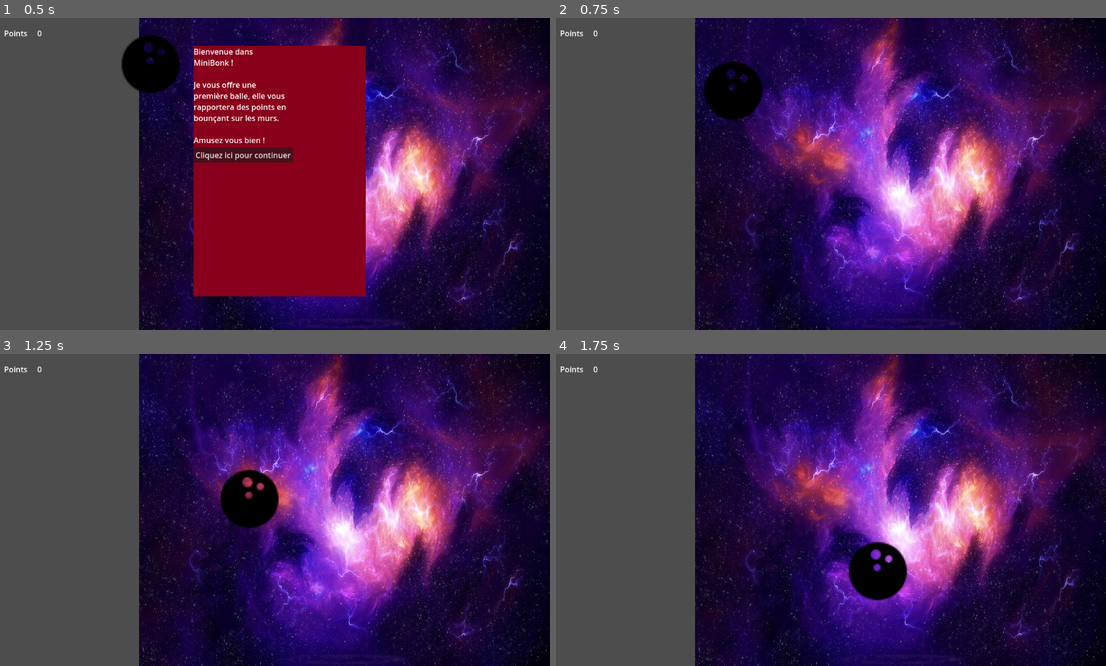
Above: before the commit, frames 1-4 (two rows, left to right).
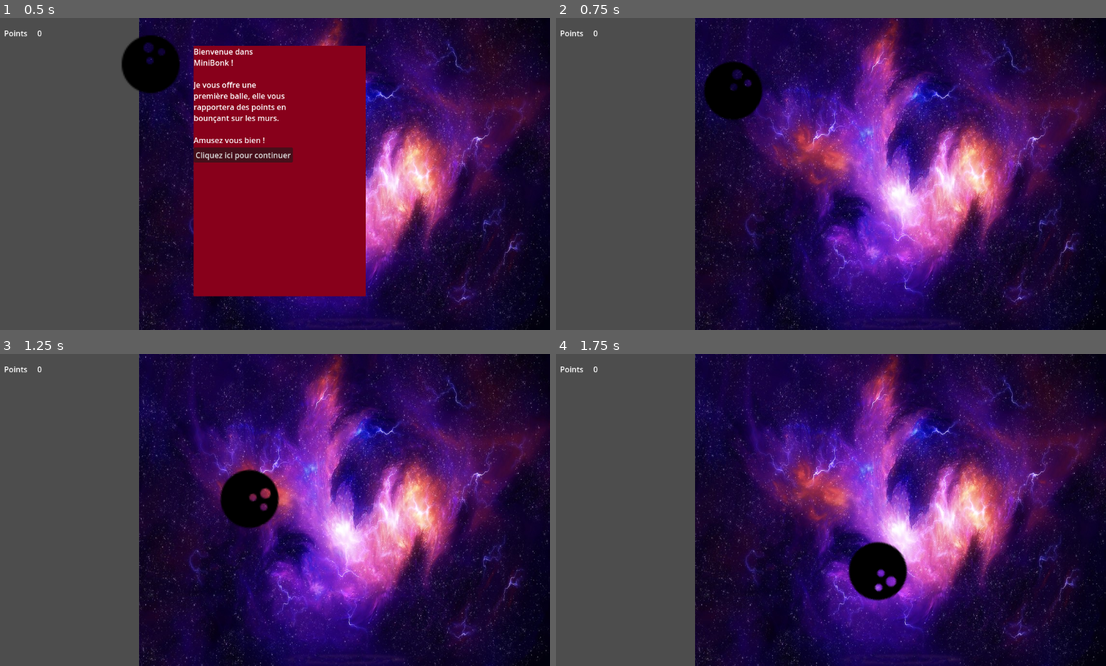
Above: after the commit, the same moments.

Repository: Niksune/Baby-Evolve-Minigame
Game: Godot game, scene res://Scenes/Game/Game.tscn
Two runs of this game, one before a commit and one after it. Both use one fixed random seed, a clock stepped at 60 frames per second and the inputs below.
Inputs:
- Up to frame 1 (0.5 s): no input
- Up to frame 2 (0.75 s): click "Cliquez ici pour continuer" at 0.5 s
- Up to frame 3 (1.25 s): no input
- Up to frame 4 (1.75 s): no input

Frame 1 is identical in both runs. In frame 2, 0.1% of the frame differs, in the area x 30-36%, y 16-24%; in frame 3, 0.2%; in frame 4, 0.3%, in the area x 53-64%, y 60-79%.

Commit message:
Little upgrade of bouncing back (not enough) + adds rotation on sprite

Diff:
--- a/Scenes/Ball/Ball.gd
+++ b/Scenes/Ball/Ball.gd
@@ -6,12 +6,15 @@
 
 @export var max_x = 852
 @export var max_y = 648
+var rotation_speed = 2.0
 
 func _init():
 	position.x = randi()%852
 	position.y = randi()%648
 
 func _physics_process(_delta):
+
+	rotation += rotation_speed * _delta
 
 	if(position.x < 0 or position.x >= max_x):
 		direction = Vector2(-direction.x, direction.y)
@@ -29,5 +32,12 @@
 func bonk(collision : KinematicCollision2D):
 		print("BONK ! I collided with ", collision.get_collider().name)
 		print("x : ",collision.get_collider().position.x," y : ",collision.get_collider().position.y)
+		print("dir : ",collision.get_collider().direction)
 
-		direction = Vector2(-direction.x, -direction.y)
+		if direction.x != collision.get_collider().direction.x:
+			direction = Vector2(-direction.x, direction.y)
+
+		if direction.y != collision.get_collider().direction.y:
+			direction = Vector2(direction.x, -direction.y)
+
+		EVENTS.ball_bonk.emit()
